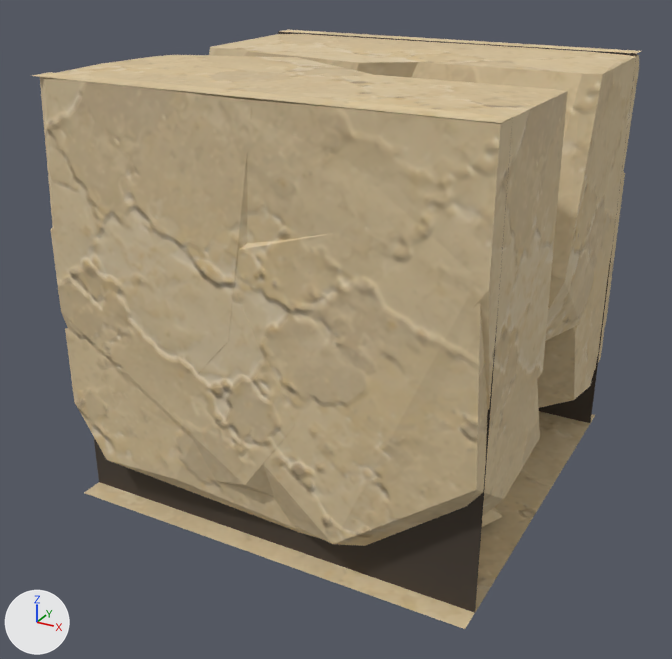
A saved change to the glTF model assets/custom/models/ground_modules/ground_square_strip_03.glb.
Before and after are seen from a 50 mm camera at (1.478, -1.401, 1.288) aimed at (0.474, 0.424, 0.376). Lighting does not change. The marker at lower left points along +X, +Y and +Z. The picture after the commit comes second.

Script lines for the objects in view, before the commit:
```python
mat_groundmodulerecess = principled_material('GroundModuleRecess')
mat_groundmodulerecess.base_color = (0.06, 0.045, 0.032)  # brown #453c32
mat_groundmodulerecess.roughness = 0.95
me_groundsquarestrip03_bodyreliefmesh = bpy.data.meshes.new('GroundSquareStrip03_BodyReliefMesh')
me_groundsquarestrip03_bodyreliefmesh.from_pydata(...)  # 279 vertices, 480 faces; spans x 0.0..1.0, y 0.0..1.0, z 0.0..1.0
# faces by material slot: [10, 10, 440, 20]
me_groundsquarestrip03_bodyreliefmesh.materials.append(mat_sandstone_plate_1_002)
me_groundsquarestrip03_bodyreliefmesh.materials.append(mat_sandstone_plate_7_002)
me_groundsquarestrip03_bodyreliefmesh.materials.append(mat_sandstone_plate_13_002)
me_groundsquarestrip03_bodyreliefmesh.materials.append(mat_groundmodulerecess)  # brown #453c32
ob_groundsquarestrip03_body = bpy.data.objects.new('GroundSquareStrip03_Body', me_groundsquarestrip03_bodyreliefmesh)
ob_groundsquarestrip03_body.location = (0.0, 0.0, 0.0)
```
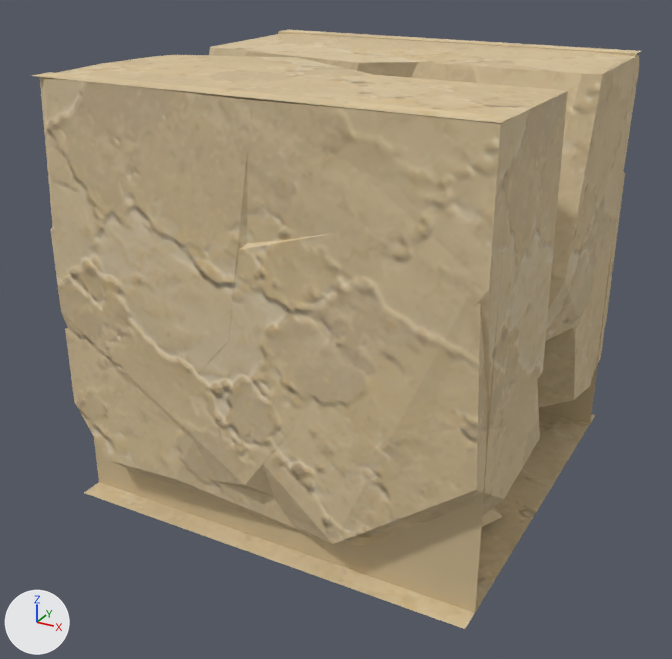
Boxes (x1, y1, x2, y2) around the edits, measured in the pictures (672 x 659 px):
'GroundSquareStrip03_Body', recoloured
    both: (86, 30, 639, 621)

What the commit changed:
Material 'GroundModuleRecess' (mat_groundmodulerecess) changes colour from brown #453c32 to beige #cdb890; in linear values from (0.06, 0.045, 0.032) to (0.61, 0.48, 0.28).
